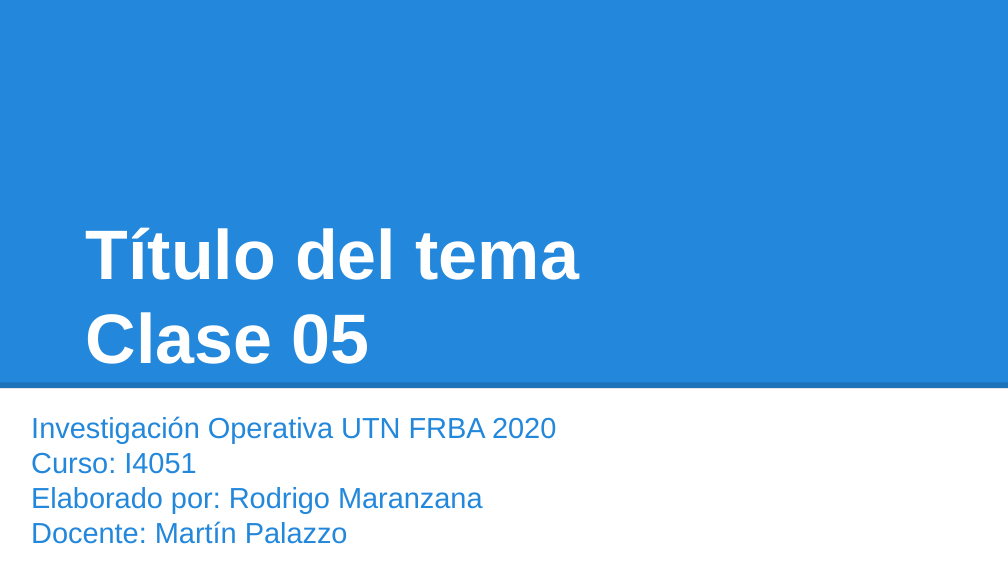
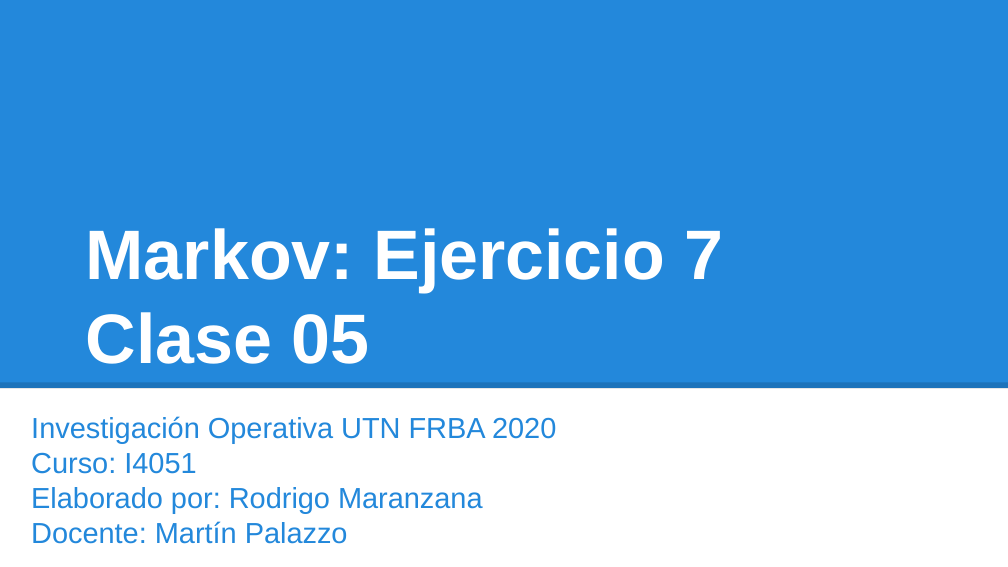
Before and after one commit to investigacion-operativa/pyOperativ, a slide deck: slide 1 of 04_markov/ejercicios/clase05_ejercicio_7/ejercicio_7.pptx. Drawn at 1008x567 pixels with LibreOffice and Linux fonts; fonts in the diff are those of the drawing. Boxes give left, top, right and bottom in pixels: in the first picture for what was removed or moved away, otherwise in the second. Text is boxed around its words. In the diff, an @@ line names an element or a change of style, - is before the commit and + after.

Commit message:
updated: numeros clases, +presentaciones, readme

```diff
--- a/04_markov/ejercicios/clase05_ejercicio_7/ejercicio_7.pptx
+++ b/04_markov/ejercicios/clase05_ejercicio_7/ejercicio_7.pptx
@@ title at [86, 228, 723, 292]: text changed @@
-Título del tema
+Markov: Ejercicio 7
```
Also in this commit, not shown: 29 other files.
